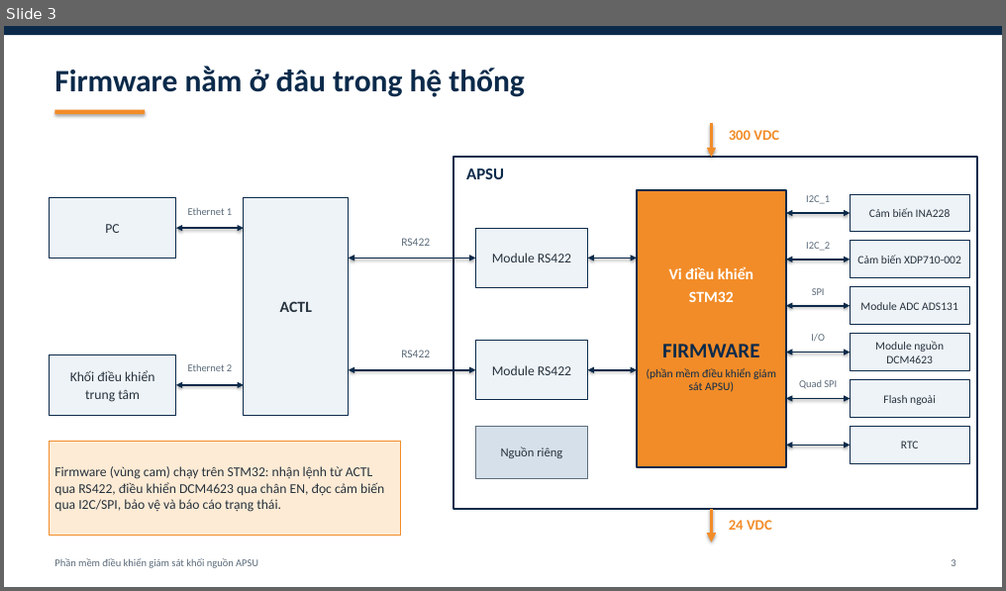
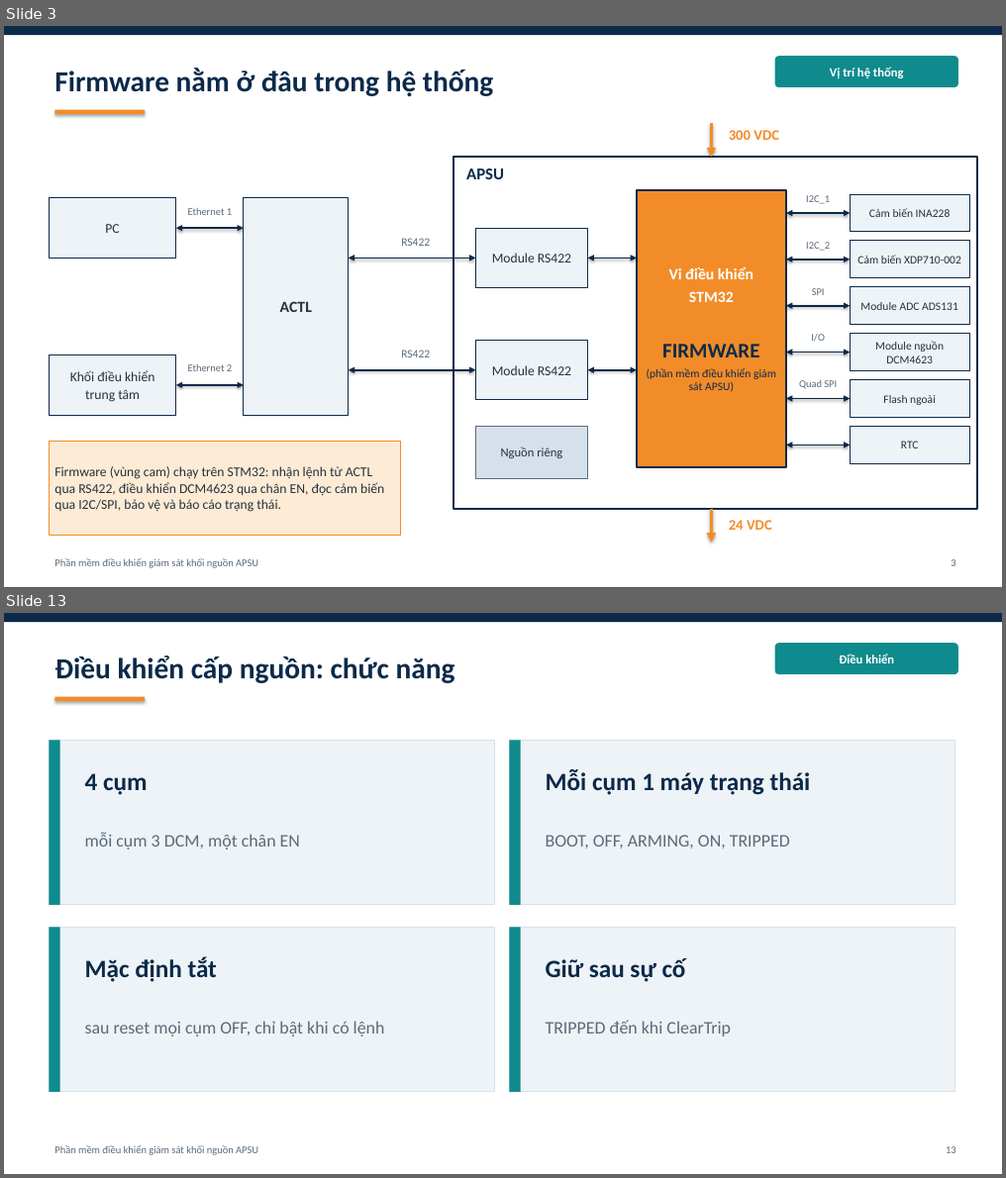
Before and after one commit to yuhneyugnnnn221103/PSU-Firmware, a slide deck: docs/APSU_firmware_tong_quan.pptx. Shown one above the other, each under a label of ours: slide 3 before the commit, slides 3 and 13 after it; the slides between them are not shown. The pictures are 1006x591 and 1006x1178 pixels, drawn with LibreOffice and Linux fonts; fonts in the diff are those of the drawing. Boxes give left, top, right and bottom in pixels: in the first picture for what was removed or moved away, otherwise in the second. Text is boxed around its words. In the diff, an @@ line names an element or a change of style, - is before the commit and + after.

```diff
--- a/docs/APSU_firmware_tong_quan.pptx
+++ b/docs/APSU_firmware_tong_quan.pptx
@@ slide 13 added at box(4, 613, 1002, 1174), background #FFFFFF @@
@@ rectangle added at box(4, 613, 1002, 622), fill #0B2A4A @@
@@ text added at box(54, 656, 455, 683), 28 pt, text #0B2A4A, bold @@
+Điều khiển cấp nguồn: chức năng
@@ rounded rectangle added at box(775, 643, 958, 674), fill #0F8B8D, 12 pt, text #FFFFFF, bold @@
+Điều khiển
@@ rectangle added at box(54, 697, 145, 701), fill #F28C28 @@
@@ rectangle added at box(49, 741, 494, 905), fill #EEF3F7, outline #D5E0EA 1 pt @@
@@ rectangle added at box(49, 741, 60, 905), fill #0F8B8D @@
@@ rectangle added at box(509, 741, 954, 905), fill #EEF3F7, outline #D5E0EA 1 pt @@
@@ rectangle added at box(509, 741, 521, 905), fill #0F8B8D @@
@@ text added at box(85, 773, 148, 795), 24 pt, text #0B2A4A, bold @@
+4 cụm
@@ text added at box(546, 769, 811, 795), 24 pt, text #0B2A4A, bold @@
+Mỗi cụm 1 máy trạng thái
@@ text added at box(85, 832, 300, 850), 17 pt, text #5B6B7A @@
+mỗi cụm 3 DCM, một chân EN
@@ text added at box(546, 835, 790, 849), 17 pt, text #5B6B7A @@
+BOOT, OFF, ARMING, ON, TRIPPED
@@ rectangle added at box(49, 928, 494, 1092), fill #EEF3F7, outline #D5E0EA 1 pt @@
@@ rectangle added at box(49, 928, 60, 1092), fill #0F8B8D @@
@@ rectangle added at box(509, 928, 954, 1092), fill #EEF3F7, outline #D5E0EA 1 pt @@
@@ rectangle added at box(509, 928, 521, 1092), fill #0F8B8D @@
@@ text added at box(85, 957, 217, 982), 24 pt, text #0B2A4A, bold @@
+Mặc định tắt
@@ text added at box(546, 959, 686, 982), 24 pt, text #0B2A4A, bold @@
+Giữ sau sự cố
@@ text added at box(85, 1021, 385, 1037), 17 pt, text #5B6B7A @@
+sau reset mọi cụm OFF, chỉ bật khi có lệnh
@@ text added at box(546, 1020, 731, 1037), 17 pt, text #5B6B7A @@
+TRIPPED đến khi ClearTrip
@@ text added at box(54, 1146, 258, 1156), 10 pt, text #5B6B7A @@
+Phần mềm điều khiển giám sát khối nguồn APSU
@@ text added at box(945, 1147, 956, 1154), 10 pt, text #5B6B7A @@
+13
@@ slide 3 changed as well @@
@@ text "Firmware nằm ở đâu trong ..." at box(54, 68, 493, 97): size 30 to 28 pt @@
@@ rounded rectangle added at box(775, 56, 958, 87), fill #0F8B8D, 12 pt, text #FFFFFF, bold @@
+Vị trí hệ thống
```
Also in this commit, not shown: 10 other slides changed, 22 other slides added.
